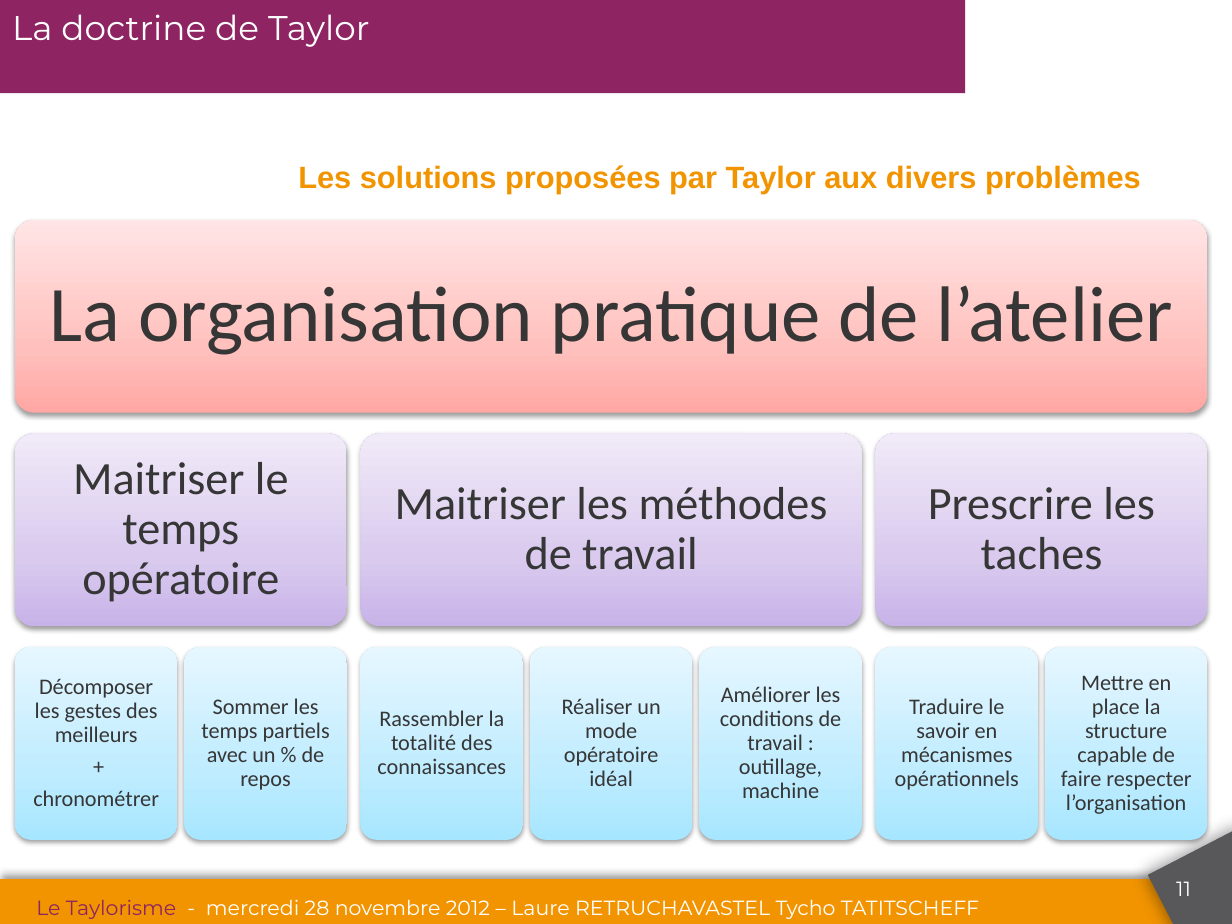
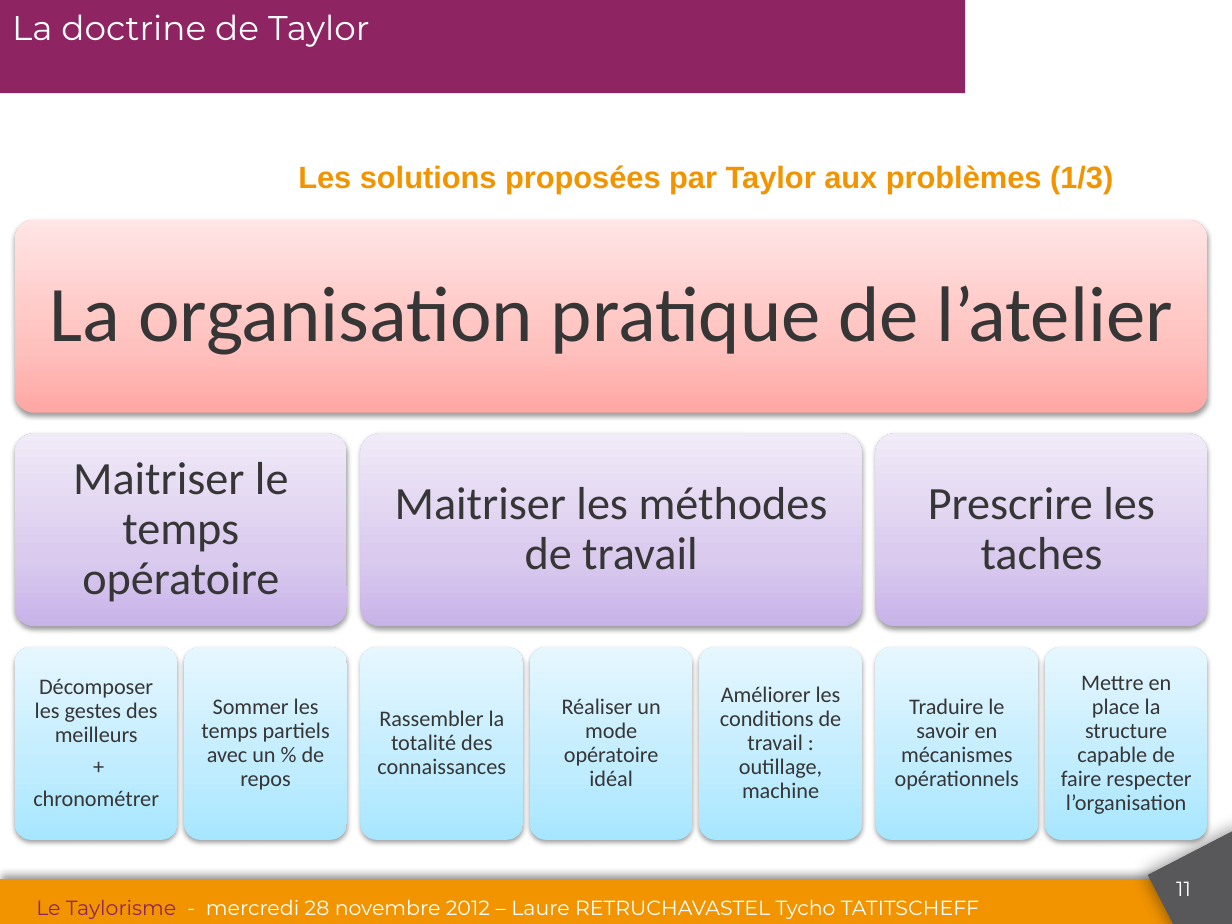
Before and after one commit to tychotatitscheff/Ensam, a slide deck: slide 11 of Taylorisme.pptx. Drawn at 1232x924 pixels with LibreOffice and Linux fonts; fonts in the diff are those of the drawing; background and template pictures are left out. Boxes give left, top, right and bottom in pixels: in the first picture for what was removed or moved away, otherwise in the second. Text is boxed around its words. In the diff, an @@ line names an element or a change of style, - is before the commit and + after.

```diff
--- a/Taylorisme.pptx
+++ b/Taylorisme.pptx
@@ subtitle at (298, 165, 1113, 194): text changed @@
-Les solutions proposées par Taylor aux divers problèmes
+Les solutions proposées par Taylor aux problèmes (1/3)
```
Also in this commit, not shown: 3 other slides changed, 1 slide added.
